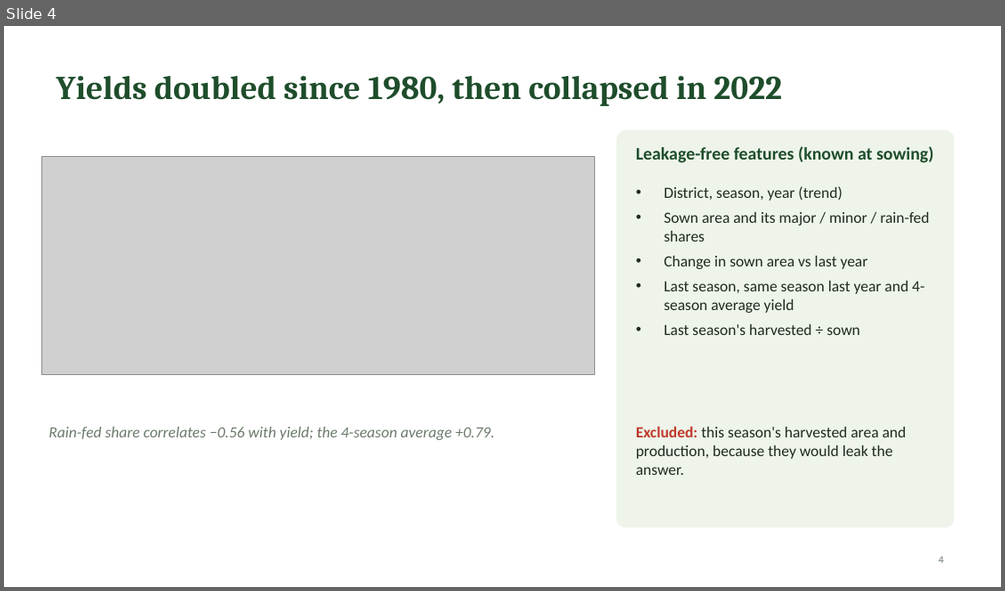
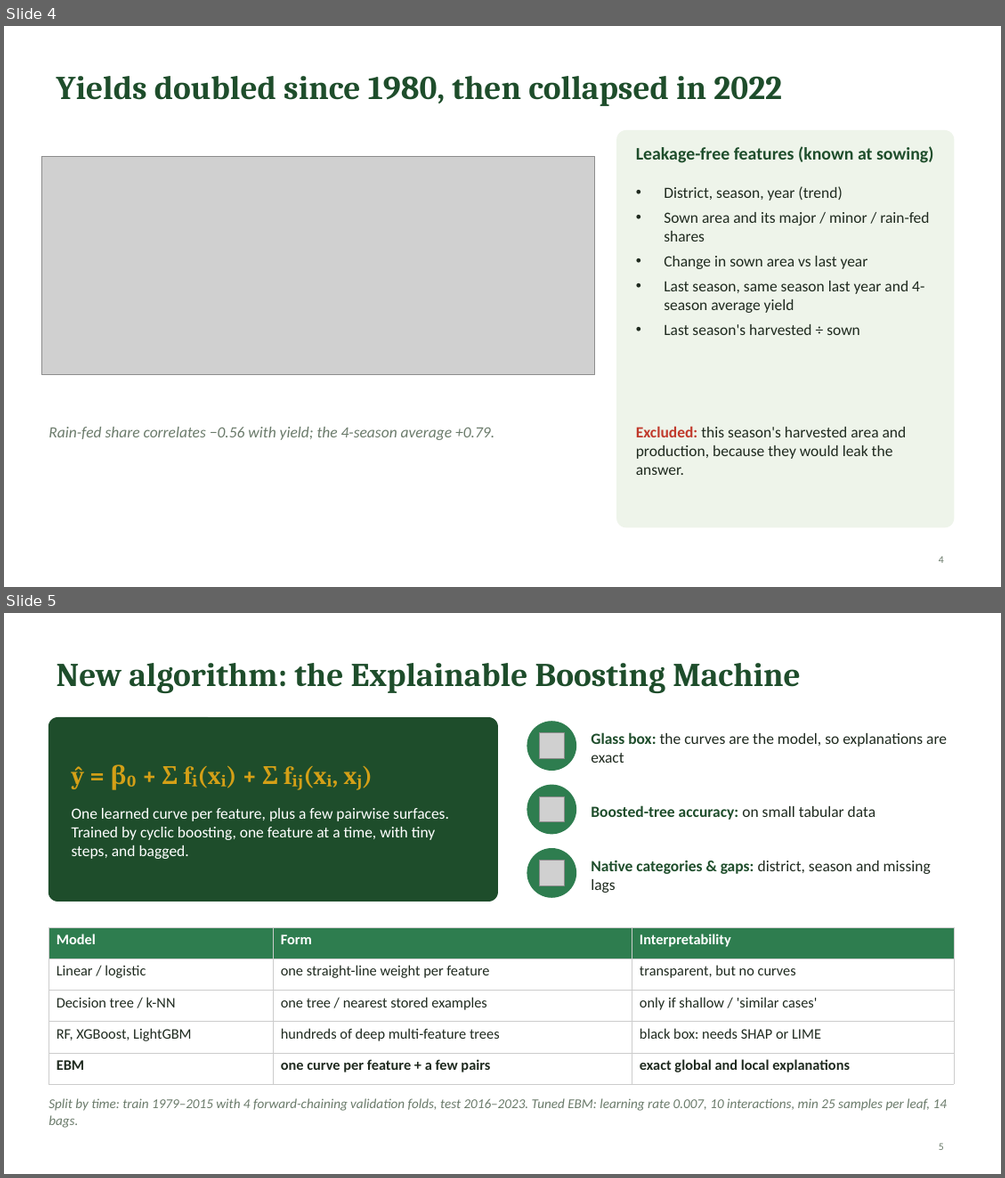
Before and after one commit to WarnaBuddhikaUom/paddy-yield-forecasting-sl, a slide deck: reports/Paddy_Yield_Forecasting_Slides.pptx. Shown one above the other, each under a label of ours: slide 4 before the commit, slides 4 and 5 after it. The pictures are 1005x591 and 1005x1178 pixels, drawn with LibreOffice and Linux fonts; fonts in the diff are those of the drawing; grey boxes stand for pictures. Boxes give left, top, right and bottom in pixels: in the first picture for what was removed or moved away, otherwise in the second. Text is boxed around its words. In the diff, an @@ line names an element or a change of style, - is before the commit and + after.

Commit message:
Update paddy yield forecasting model

```diff
--- a/reports/Paddy_Yield_Forecasting_Slides.pptx
+++ b/reports/Paddy_Yield_Forecasting_Slides.pptx
@@ slide 5 added at <box>4,613,1001,1174</box>, background #FFFFFF @@
@@ title added at <box>57,663,801,693</box>, 32 pt, text #1E4D2B, bold @@
+New algorithm: the Explainable Boosting Machine
@@ rounded rectangle added at <box>48,718,498,900</box>, fill #1E4D2B, outline #1E4D2B 1 pt @@
@@ ellipse added at <box>527,722,576,770</box>, fill #2E7D4F, outline #2E7D4F 1 pt @@
@@ picture added at <box>540,733,565,759</box> @@
@@ text added at <box>591,732,947,763</box>, 15 pt, text #1F2A1F @@
+Glass box: the curves are the model, so explanations are exact
@@ text added at <box>72,764,449,859</box>, 15 pt, text #FFFFFF @@
+ŷ = β₀ + Σ fᵢ(xᵢ) + Σ fᵢⱼ(xᵢ, xⱼ)
+One learned curve per feature, plus a few pairwise surfaces. Trained by cyclic boosting, one feature at a time, with tiny steps, and bagged.
@@ ellipse added at <box>527,785,576,834</box>, fill #2E7D4F, outline #2E7D4F 1 pt @@
@@ picture added at <box>540,797,565,822</box> @@
@@ text added at <box>591,805,875,819</box>, 15 pt, text #1E4D2B, bold @@
+Boosted-tree accuracy: on small tabular data
@@ ellipse added at <box>527,849,576,897</box>, fill #2E7D4F, outline #2E7D4F 1 pt @@
@@ picture added at <box>540,860,565,886</box> @@
@@ text added at <box>591,860,930,892</box>, 15 pt, text #1F2A1F @@
+Native categories & gaps: district, season and missing lags
@@ table added at <box>48,927,954,1076</box>, 5 rows, 3 columns @@
+Model | Form | Interpretability
+Linear / logistic | one straight-line weight per feature | transparent, but no curves
+Decision tree / k-NN | one tree / nearest stored examples | only if shallow / 'similar cases'
+RF, XGBoost, LightGBM | hundreds of deep multi-feature trees | black box: needs SHAP or LIME
+EBM | one curve per feature + a few pairs | exact global and local explanations
@@ text added at <box>48,1098,947,1127</box>, 13 pt, text #6B7B6B, italic @@
+Split by time: train 1979–2015 with 4 forward-chaining validation folds, test 2016–2023. Tuned EBM: learning rate 0.007, 10 interactions, min 25 samples per leaf, 14 bags.
@@ page number added at <box>938,1143,944,1150</box>, 10 pt, text #6B7B6B @@
+5
```
Also in this commit, not shown: 3 slides changed, 3 other slides added, 4 slides removed, 27 other files.
